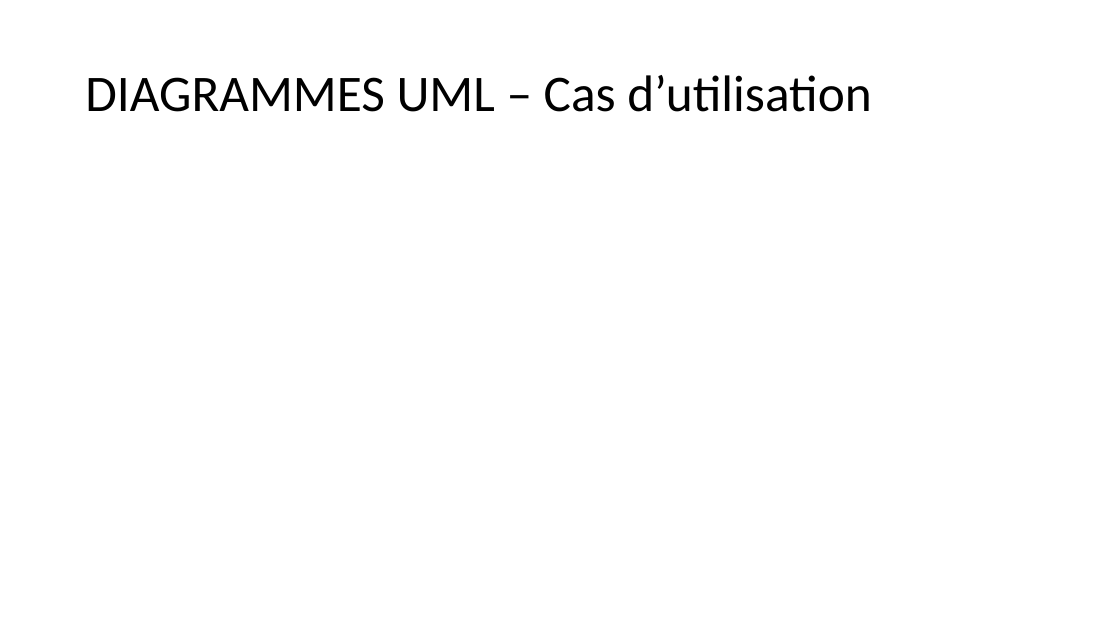
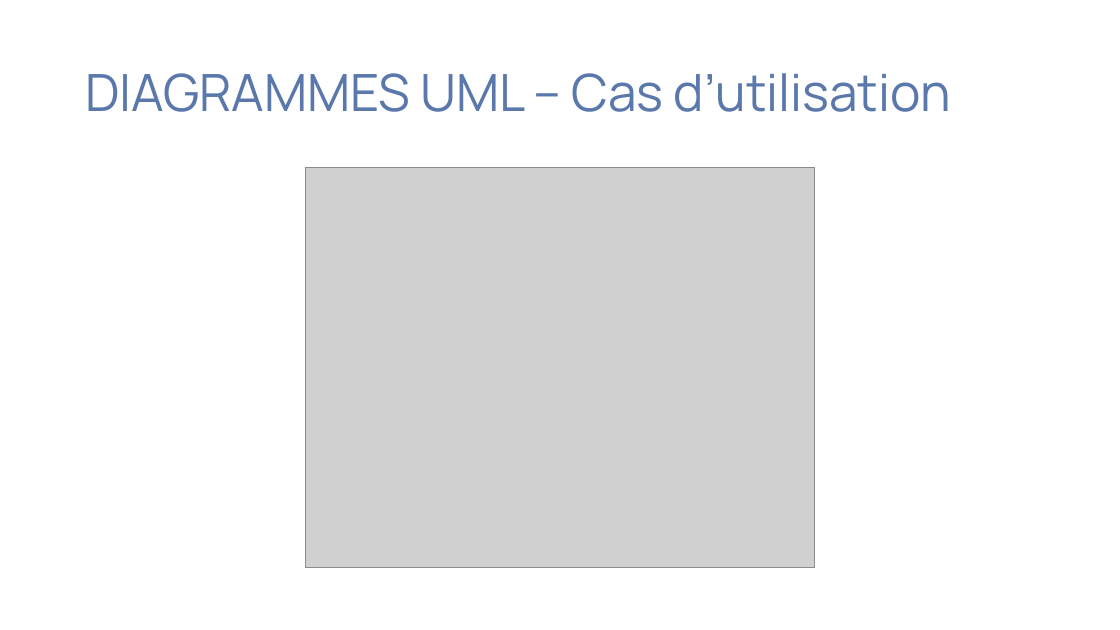
Before and after one commit to Nguh-Prince/TaskMan, a slide deck: slide 16 of documents/CAHIER D’ANALYSES POUR LE GESTIONNAIRE DE TACHES.pptx (slide 18 before the commit). Drawn at 1120x630 pixels with LibreOffice and Linux fonts; fonts in the diff are those of the drawing; grey boxes stand for pictures. Boxes give left, top, right and bottom in pixels: in the first picture for what was removed or moved away, otherwise in the second. Text is boxed around its words. In the diff, an @@ line names an element or a change of style, - is before the commit and + after.

```diff
--- a/documents/CAHIER D’ANALYSES POUR LE GESTIONNAIRE DE TACHES.pptx
+++ b/documents/CAHIER D’ANALYSES POUR LE GESTIONNAIRE DE TACHES.pptx
@@ title "DIAGRAMMES UML – Cas d’utilisation" at bbox=[85, 73, 951, 112]: font Calibri to Manrope, text colour #000000 to #5A78AC @@
@@ picture added at bbox=[306, 168, 814, 568] @@
```
Also in this commit, not shown: 14 other slides changed, 2 slides added, 3 slides removed, 57 other files.
